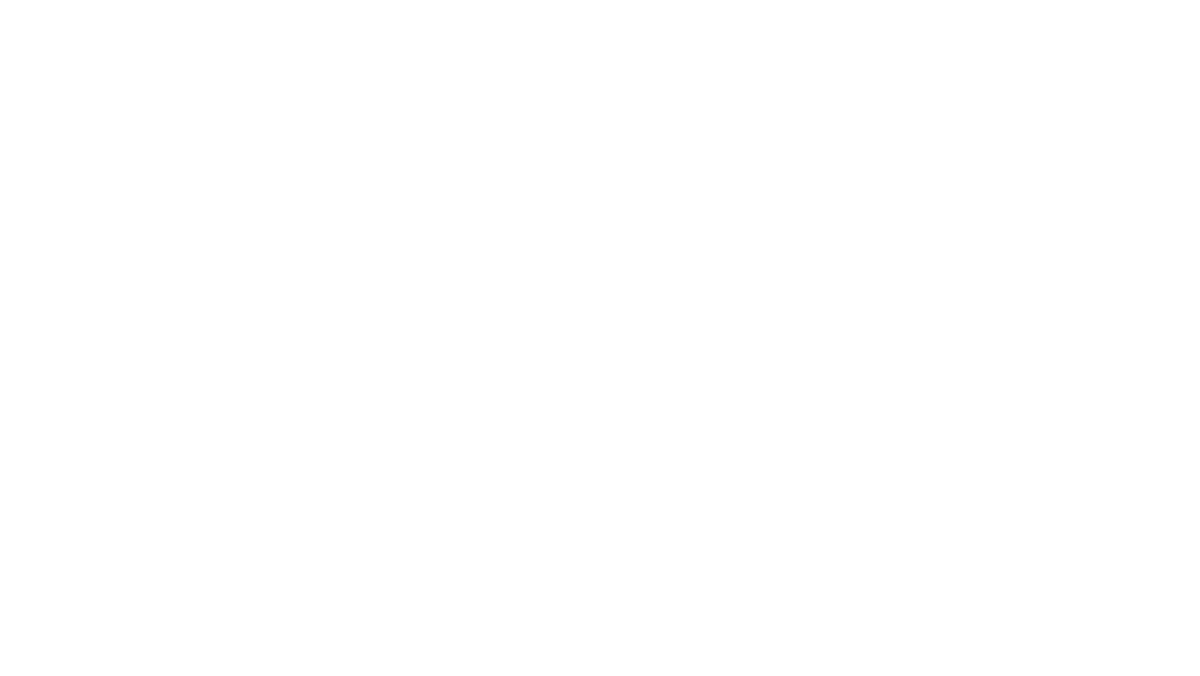
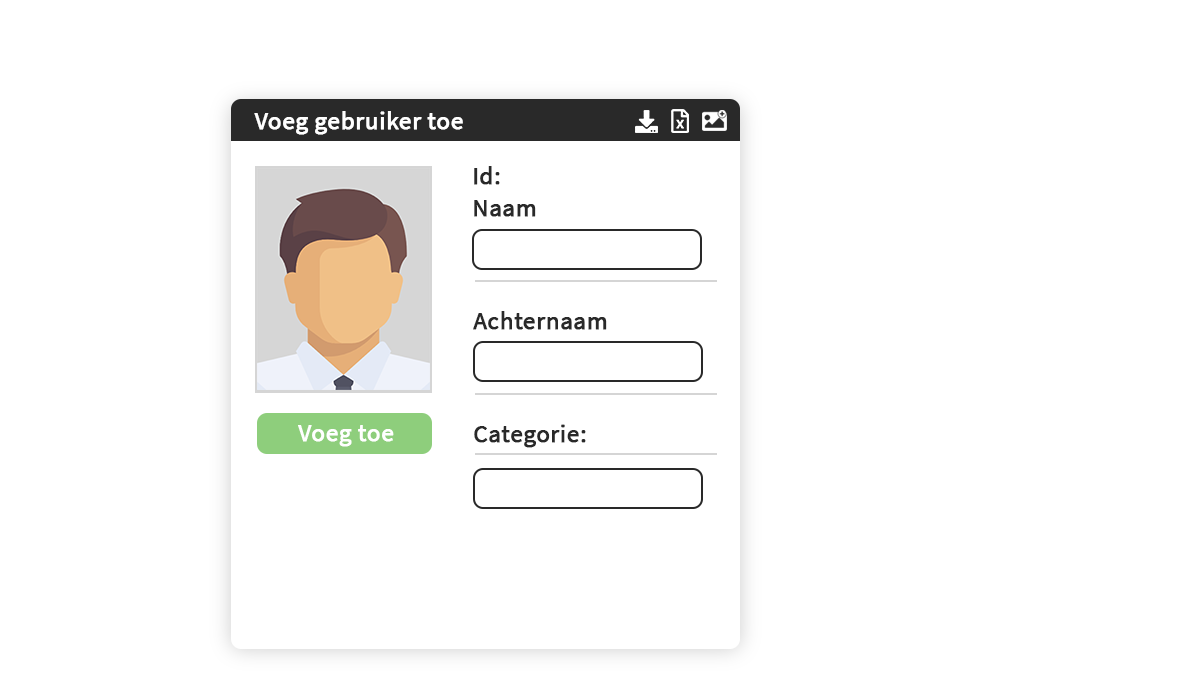
Before/after of a 1200x676 layered artwork. What changed in the layer stack:
showed group "Add" (1st of 4) (21 layers) over [215, 87, 756, 665]
showed "Voeg toe" over [298, 425, 394, 447]
showed "download-solid" over [635, 110, 658, 133]
showed "file-excel-regular" over [671, 109, 689, 133]
showed "img add btn" (1st of 2, in "Add") over [702, 110, 727, 131]
showed "betalen btn kopiëren" (1st of 4, in "Add") over [473, 468, 703, 509]
showed "betalen btn kopiëren" (2nd of 4, in "Add") over [257, 413, 432, 454]
showed "betalen btn kopiëren" (3rd of 4, in "Add") over [473, 341, 703, 382]
showed "betalen btn kopiëren" (4th of 4, in "Add") over [472, 229, 702, 270]
showed "Categorie: kopiëren" over [474, 424, 586, 448]
showed "Rechthoek 18 kopiëren 6" over [475, 453, 717, 455]
showed "Achternaam" (1st of 2, in "Add") over [473, 311, 607, 330]
showed "Rechthoek 18 kopiëren 5" over [475, 393, 717, 395]
showed "Id:" over [474, 166, 500, 185]
showed "Naam" (1st of 2, in "Add") over [474, 200, 536, 217]
showed "Rechthoek 18 kopiëren 2" over [475, 280, 717, 282]
showed "107-aaaa kopiëren" over [257, 168, 430, 390]
showed "Rechthoek 17 kopiëren" over [255, 166, 432, 393]
showed "Voeg gebruiker toe" over [254, 111, 463, 135]
showed "Rechthoek 13 kopiëren" over [231, 99, 740, 141]
showed "Rechthoek 12 kopiëren 9" over [231, 103, 740, 649]
showed "Rechthoek 12 kopiëren 8" over [215, 87, 756, 665]
hid group "Transacties" (1st of 7) (4 layers) over [215, 87, 756, 665]
